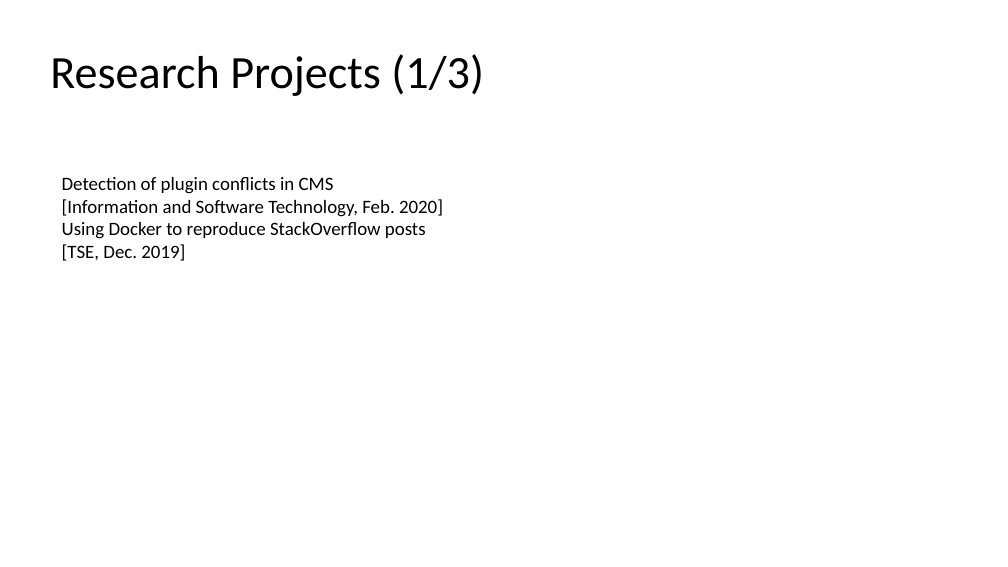
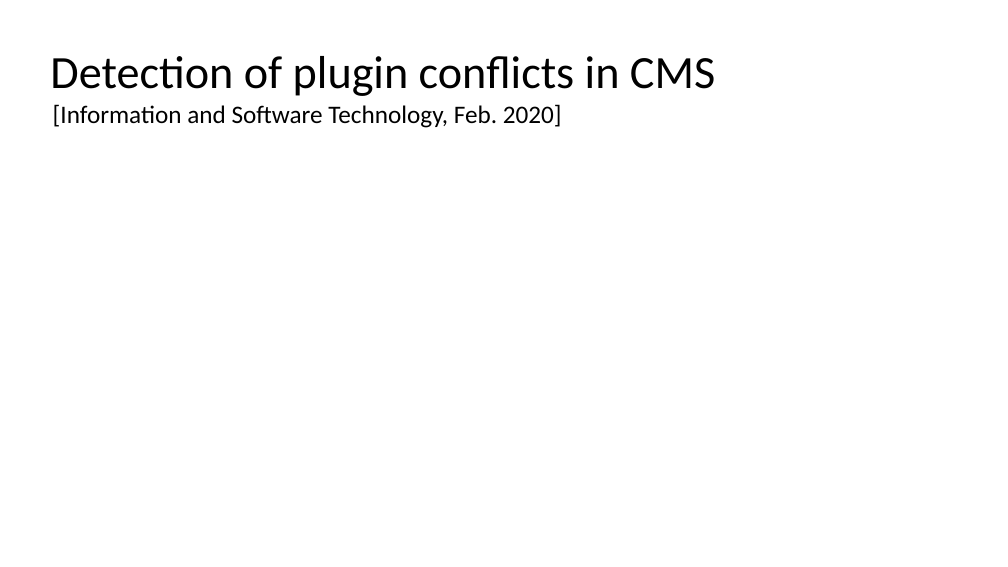
Before and after one commit to damorim/testing-cin-minicourse, a slide deck: slide 99 of testing-minicourse.pptx (slide 82 before the commit). Drawn at 1008x567 pixels with LibreOffice and Linux fonts; fonts in the diff are those of the drawing. Boxes give left, top, right and bottom in pixels: in the first picture for what was removed or moved away, otherwise in the second. Text is boxed around its words. In the diff, an @@ line names an element or a change of style, - is before the commit and + after.

```diff
--- a/testing-minicourse.pptx
+++ b/testing-minicourse.pptx
@@ title at (x1=50, y1=56, x2=715, y2=96): text changed @@
-Research Projects (1/3)
+Detection of plugin conflicts in CMS
@@ text added at (x1=53, y1=104, x2=562, y2=128), 24 pt, text #000000 @@
+[Information and Software Technology, Feb. 2020]
@@ text removed at (x1=62, y1=177, x2=443, y2=261) @@
-Detection of plugin conflicts in CMS
-[Information and Software Technology, Feb. 2020]
-Using Docker to reproduce StackOverflow posts
-[TSE, Dec. 2019]
```
Also in this commit, not shown: 17 other slides changed, 30 slides added, 2 slides removed.
